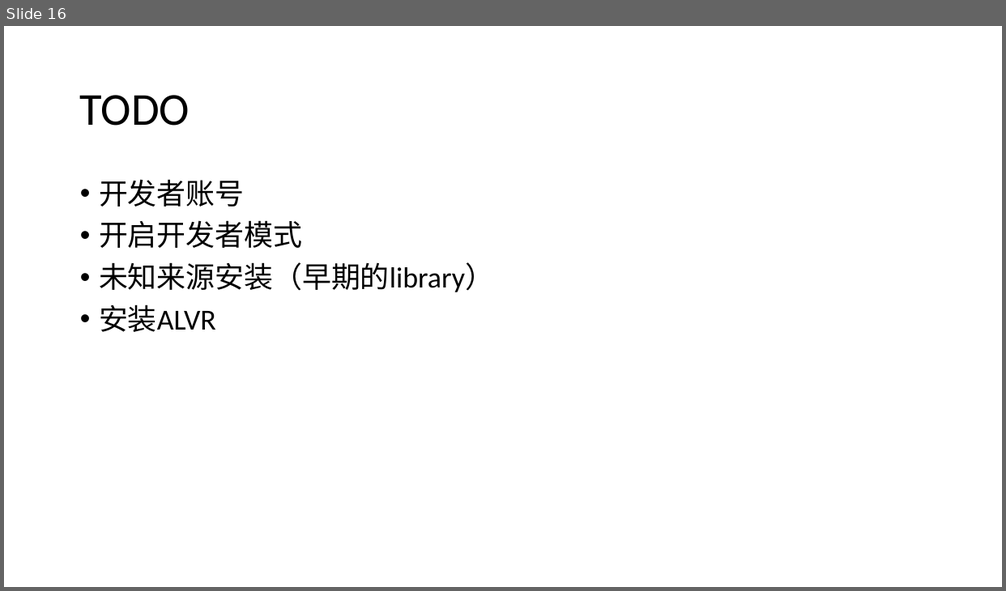
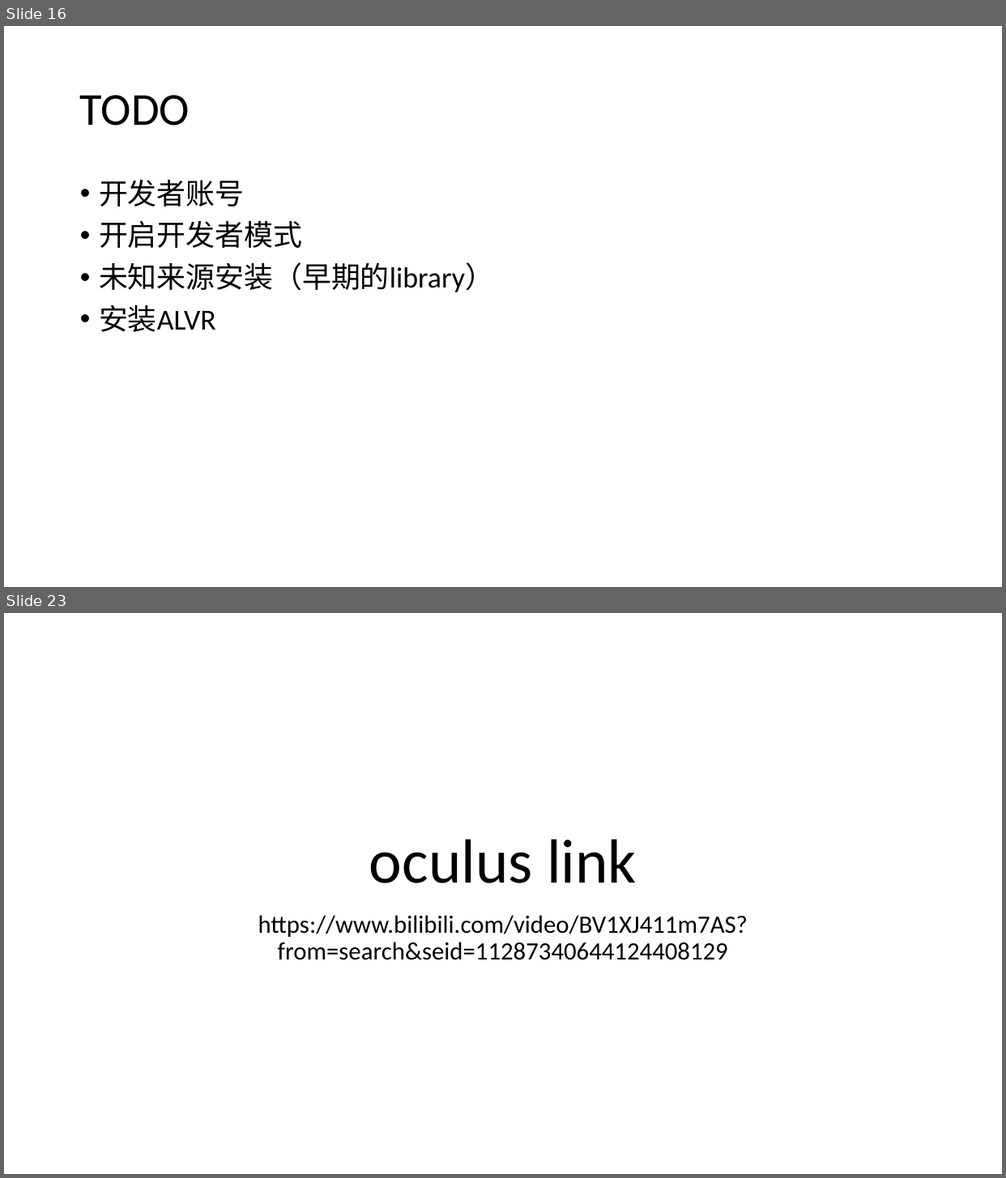
Before and after one commit to yangwangxinchen/Blank, a slide deck: OculusQuest快速入门/quest相关.pptx. Shown one above the other, each under a label of ours: slide 16 before the commit, slides 16 and 23 after it; the slides between them are not shown. The pictures are 1006x591 and 1006x1178 pixels, drawn with LibreOffice and Linux fonts; fonts in the diff are those of the drawing. Boxes give left, top, right and bottom in pixels: in the first picture for what was removed or moved away, otherwise in the second. Text is boxed around its words. In the diff, an @@ line names an element or a change of style, - is before the commit and + after.

```diff
--- a/OculusQuest快速入门/quest相关.pptx
+++ b/OculusQuest快速入门/quest相关.pptx
@@ slide 23 added at (4, 613, 1002, 1174), background #FFFFFF @@
@@ title added at (369, 839, 637, 884), 60 pt, text #000000 @@
+oculus link
@@ subtitle added at (258, 915, 748, 960), 24 pt, text #000000 @@
+https://www.bilibili.com/video/BV1XJ411m7AS?from=search&seid=11287340644124408129
```
Also in this commit, not shown: 6 other slides added, 1 other file.
